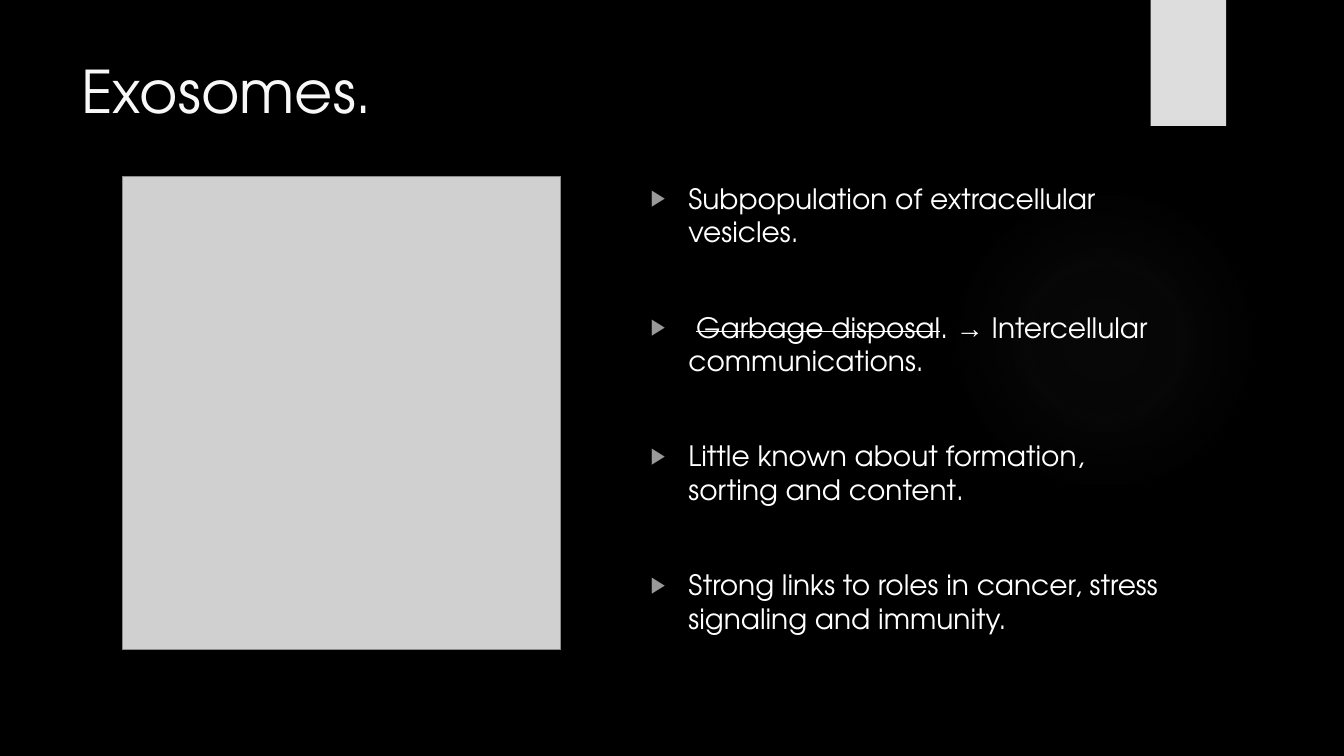
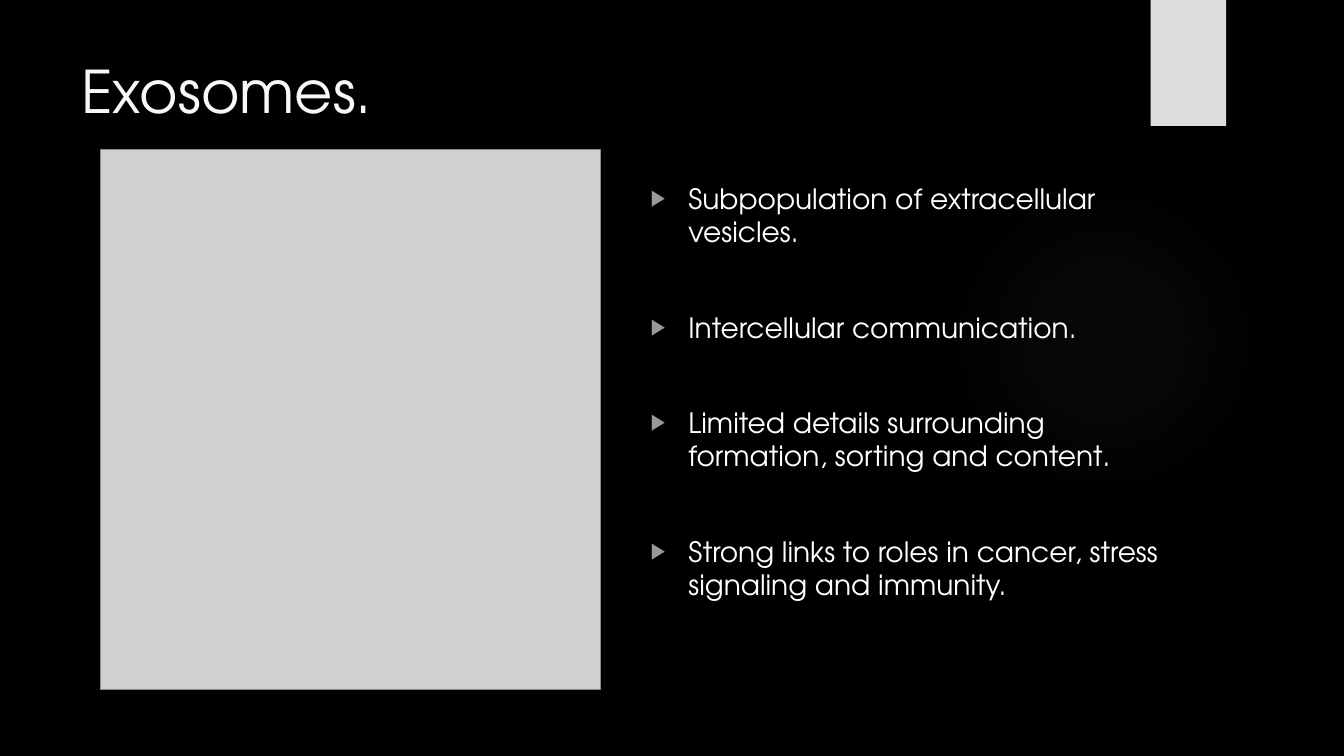
Before and after one commit to HarleyRobinson/Honours2, a slide deck: slide 2 of BackgroundInfo/JCslides.pptx. Drawn at 1344x756 pixels with LibreOffice and Linux fonts; fonts in the diff are those of the drawing; grey boxes stand for pictures; background and template pictures are left out. Boxes give left, top, right and bottom in pixels: in the first picture for what was removed or moved away, otherwise in the second. Text is boxed around its words. In the diff, an @@ line names an element or a change of style, - is before the commit and + after.

```diff
--- a/BackgroundInfo/JCslides.pptx
+++ b/BackgroundInfo/JCslides.pptx
@@ picture resized from (x1=123, y1=176, x2=561, y2=650) to (x1=101, y1=149, x2=601, y2=690) @@
@@ text at (x1=688, y1=317, x2=1111, y2=472): text changed @@
-▶ Garbage disposal. → Intercellular communications.
-▶ Little known about formation, sorting and content.
+▶ Intercellular communication.
+▶ Limited details surrounding formation, sorting and content.
```
Also in this commit, not shown: 6 other slides changed, 2 slides added, 2 other files.
